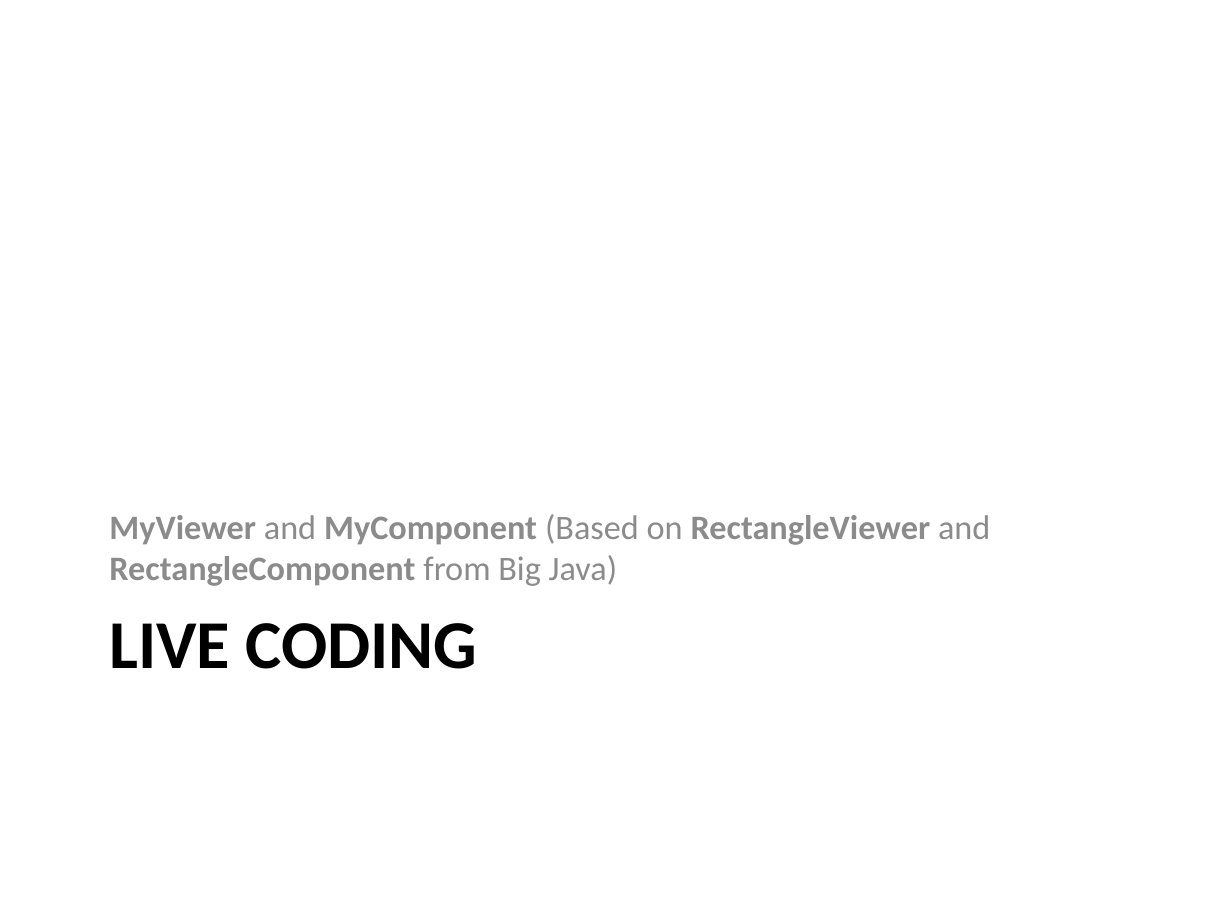
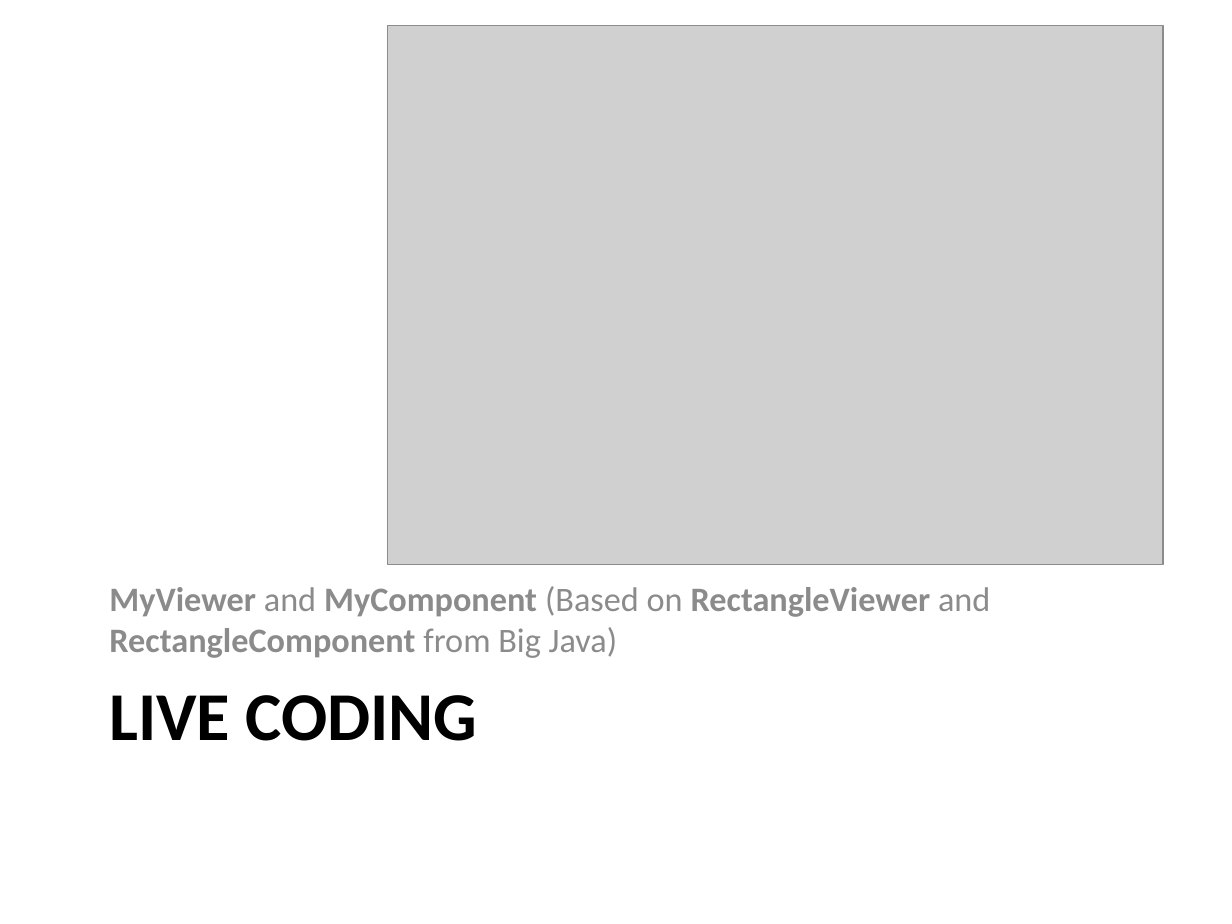
Before and after one commit to RHIT-CSSE/csse220, a slide deck: slide 5 of ClassMaterials/IntroToGraphics/Slides/Graphics.pptx (slide 4 before the commit). Drawn at 1232x924 pixels with LibreOffice and Linux fonts; fonts in the diff are those of the drawing; grey boxes stand for pictures. Boxes give left, top, right and bottom in pixels: in the first picture for what was removed or moved away, otherwise in the second. Text is boxed around its words. In the diff, an @@ line names an element or a change of style, - is before the commit and + after.

```diff
--- a/ClassMaterials/IntroToGraphics/Slides/Graphics.pptx
+++ b/ClassMaterials/IntroToGraphics/Slides/Graphics.pptx
@@ picture added at (x1=388, y1=26, x2=1163, y2=565) @@
@@ text "MyViewer and MyComponent (Based on ..." moved from (x1=109, y1=514, x2=990, y2=586) to (x1=109, y1=586, x2=990, y2=658) @@
@@ text "LIVE CODING" moved from (x1=109, y1=623, x2=478, y2=669) to (x1=109, y1=695, x2=478, y2=741) @@
```
Also in this commit, not shown: 7 other slides changed, 4 slides added, 2 slides removed.
